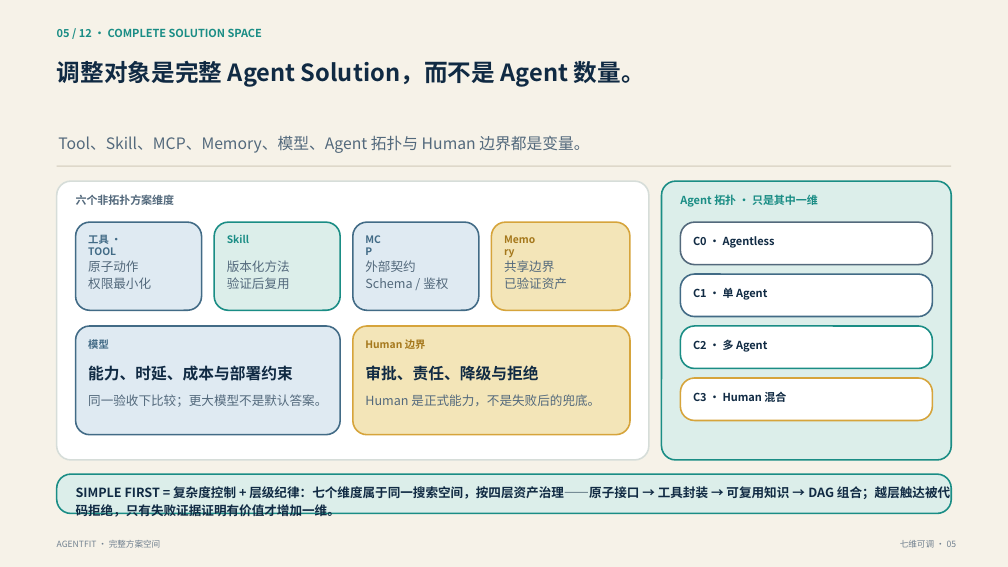
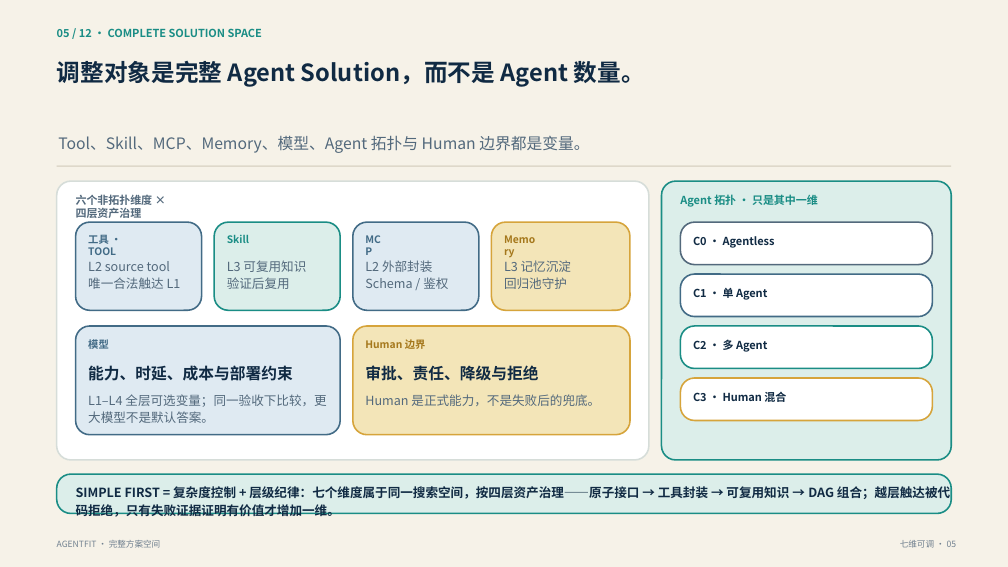
Before and after one commit to kailiangshang/agentfit, a slide deck: slide 5 of competition/2026-08-15/submission/agentfit-submission.pptx. Drawn at 1008x567 pixels with LibreOffice and Linux fonts; fonts in the diff are those of the drawing. Boxes give left, top, right and bottom in pixels: in the first picture for what was removed or moved away, otherwise in the second. Text is boxed around its words. In the diff, an @@ line names an element or a change of style, - is before the commit and + after.

```diff
--- a/competition/2026-08-15/submission/agentfit-submission.pptx
+++ b/competition/2026-08-15/submission/agentfit-submission.pptx
@@ text at <box>76,194,153,218</box>: text changed @@
-六个非拓扑方案维度
+六个非拓扑维度 × 四层资产治理
@@ text at <box>88,261,181,289</box>: text changed @@
-原子动作
-权限最小化
+L2 source tool
+唯一合法触达 L1
@@ text at <box>227,260,306,272</box>: text changed @@
-版本化方法
+L3 可复用知识
@@ text at <box>365,260,432,272</box>: text changed @@
-外部契约
+L2 外部封装
@@ text at <box>504,260,571,289</box>: text changed @@
-共享边界
-已验证资产
+L3 记忆沉淀
+回归池守护
@@ text at <box>88,394,326,423</box>: text changed @@
-同一验收下比较；更大模型不是默认答案。
+L1–L4 全层可选变量；同一验收下比较，更大模型不是默认答案。
```
Also in this commit, not shown: 3 other slides changed, 8 other files.
